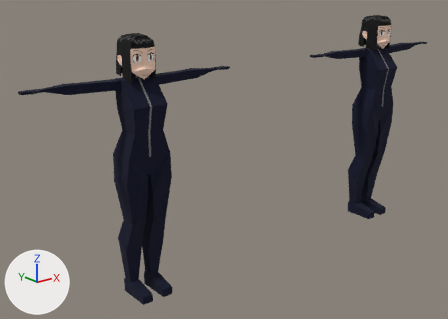
What one commit did to the Blender file assets/player/female_charter.blend.
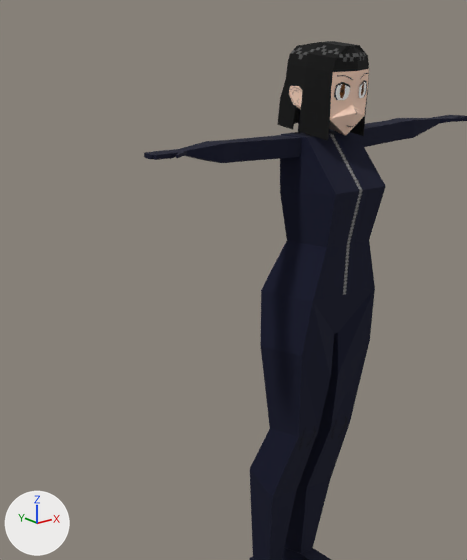
Each version is shown whole from a 50 mm lens placed at (-11.1, -8.68, 5.83), pointed at (-3.82, 0.42, 2.19), then close up on the part from 58% to 95% of the width and 0% to 63% of the height. Every picture has the same lights, and +X, +Y and +Z are marked at lower left.

The older version as bpy lines, for what is in view:
```python
me_cube_003 = bpy.data.meshes.new('Cube.003')
me_cube_003.from_pydata(...)  # 47 vertices, 29 faces; spans x -0.277..0.348, y -0.001..0.233, z 3.084..3.804
me_cube_003.materials.append(mat_female_charter_hair)  # picture img_female_charter_hair
me_cube_008 = bpy.data.meshes.new('Cube.008')
me_cube_008.from_pydata(...)  # 222 vertices, 185 faces; spans x -0.28..0.47, y 0.0..1.92, z -0.71..3.8
me_cube_008.materials.append(mat_female_charter_002)
ob_cube_002 = bpy.data.objects.new('Cube.002', me_cube_003)
ob_cube_002.location = (0.0, 0.0, 1.0)
ob_cube_002.rotation_euler = (0.0, 0.0, -1.571)  # degrees (0, 0, -90)
_m = ob_cube_002.modifiers.new('Mirror', 'MIRROR')
_m.use_axis = (False, True, False)
_m = ob_cube_002.modifiers.new('Solidify', 'SOLIDIFY')
ob_cube_004 = bpy.data.objects.new('Cube.004', me_cube_008)
ob_cube_004.location = (0.0, 0.0, 1.0)
ob_cube_004.rotation_euler = (0.0, 0.0, -1.571)  # degrees (0, 0, -90)
_m = ob_cube_004.modifiers.new('Mirror', 'MIRROR')
_m.use_axis = (False, True, False)
_m.use_clip = True
```
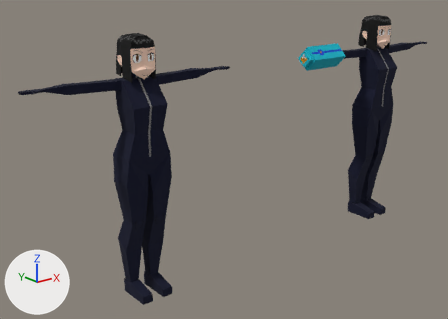
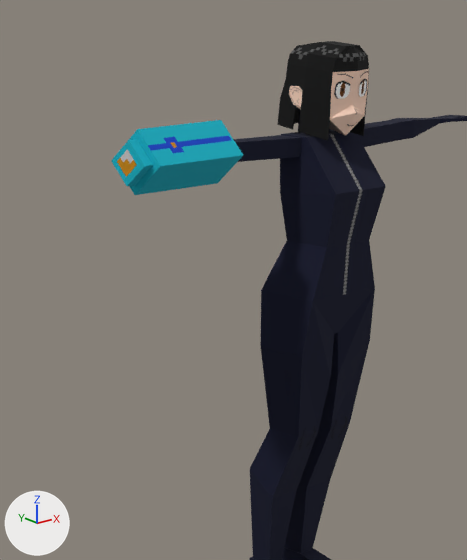
Location of each change, (x1, y1, x2, y2) in pixels of the close-ups (467 x 560 px):
'Cube', added (cyan)
    after: (112, 120, 243, 195)

What the commit changed:
Picture 'arm cannon' (img_arm_cannon) is new.
Material 'arm canon' (mat_arm_canon) is new.
Its texture is img_arm_cannon.
Its roughness is 1.0.
Mesh me_cube is new.
It has 16 vertices, 14 faces and spans x -0.087..0.89, y -0.238..0.238, z -0.238..0.238.
It uses material mat_arm_canon (picture img_arm_cannon).
Object 'Cube' (ob_cube) is new; it shows me_cube.
Its location is (-2.033, 0.0, 4.046).
